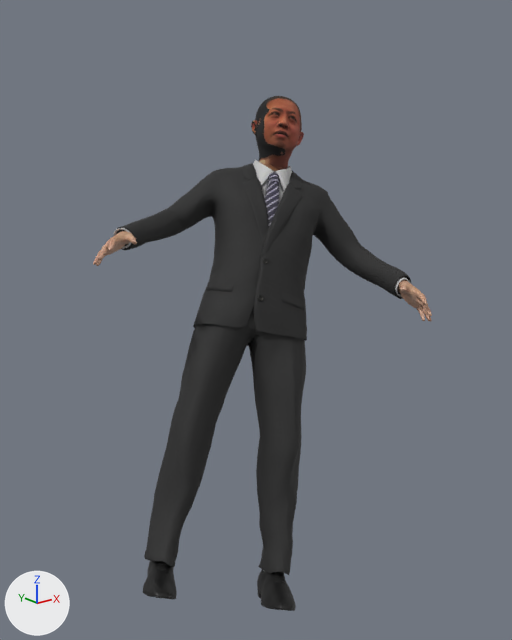
Two versions of the glTF model image/tel.glb, one commit apart.
The view is the same before and after, from a 50 mm camera at (-1.544, -1.926, 1.475) aimed at (-0.136, -0.166, 0.771). The axes (+X, +Y, +Z) are drawn at lower left. The lights are the same throughout. Where no turn or scale is listed for an object, it has been applied to the vertices. Vertices at the same position are counted once.

The scene before the commit, as lines of its bpy script (objects in view):
```python
me_fbhead_mesh_002 = bpy.data.meshes.new('FBHead_mesh.002')
me_fbhead_mesh_002.from_pydata(...)  # 4539 vertices, 8988 faces; spans x 0.486..0.729, y 0.312..0.532, z 1.193..1.566
me_fbhead_mesh_002.materials.append(mat_face)  # picture img_fbhead_baked_tex
me_male_elegantsuit01 = bpy.data.meshes.new('male_elegantsuit01')
me_male_elegantsuit01.from_pydata(...)  # 7613 vertices, 14956 faces; spans x -0.189..0.795, y -0.169..0.561, z -0.009..1.341
me_male_elegantsuit01.materials.append(mat_jacket)  # picture img_male_elegantsuit01_diffuse
me_man_dressed_in_suit = bpy.data.meshes.new('man_dressed_in_suit')
me_man_dressed_in_suit.from_pydata(...)  # 3418 vertices, 6792 faces; spans x -0.204..0.773, y -0.277..0.463, z 0.843..1.154
me_man_dressed_in_suit.materials.append(mat_hand)  # picture img_middleage_lightskinned_male_diffuse
me_shoes_oxford_male = bpy.data.meshes.new('shoes_oxford_male')
me_shoes_oxford_male.from_pydata(...)  # 2594 vertices, 4828 faces; spans x -0.244..0.244, y -0.239..0.064, z -0.02..0.124
me_shoes_oxford_male.materials.append(mat_shoes)  # picture img_shoes_oxford
ob_fbhead_002 = bpy.data.objects.new('FBHead.002', me_fbhead_mesh_002)
ob_fbhead_002.location = (-0.4, -0.278, -0.084)
ob_male_elegantsuit01mesh = bpy.data.objects.new('male_elegantsuit01Mesh', me_male_elegantsuit01)
ob_male_elegantsuit01mesh.location = (-0.4, -0.278, -0.084)
ob_man_dressed_in_suitmesh = bpy.data.objects.new('man_dressed_in_suitMesh', me_man_dressed_in_suit)
ob_man_dressed_in_suitmesh.location = (-0.4, -0.278, -0.084)
ob_shoes_oxford_malemesh = bpy.data.objects.new('shoes_oxford_maleMesh', me_shoes_oxford_male)
ob_shoes_oxford_malemesh.location = (-0.4, -0.278, -0.084)
ob_shoes_oxford_malemesh.rotation_euler = (-0.476, 0.2, -0.571)  # degrees (-27, 11, -33)
```
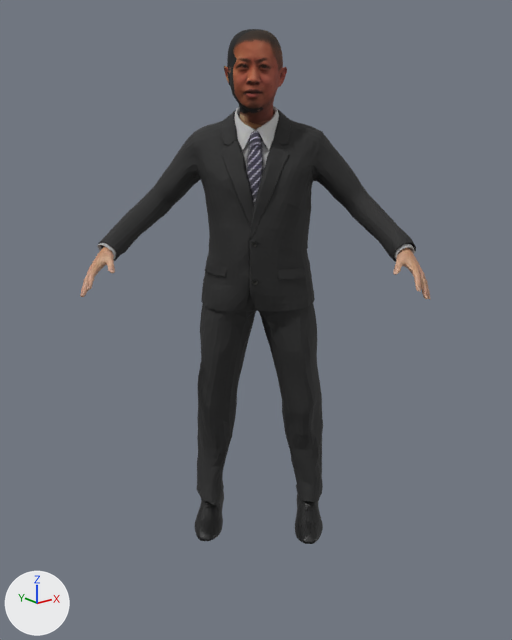
Where the newer file only moved an object's origin or applied its transform, the numbers keep the older frame.

Location of each change, [x1, y1, x2, y2] in pixels of the pictures (512 x 640 px):
'male_elegantsuit01Mesh', reshaped (7% wider): before [113, 160, 411, 575]; after [97, 106, 416, 505]
'FBHead.002', reshaped: before [251, 96, 304, 171]; after [224, 29, 287, 129]
'shoes_oxford_maleMesh', moved, turned: before [143, 561, 296, 611]; after [195, 491, 323, 544]
'man_dressed_in_suitMesh', reshaped: before [93, 231, 432, 322]; after [80, 246, 431, 299]

The change, as a diff of the scene's bpy script:
```diff
--- a/image/tel.glb.py
+++ b/image/tel.glb.py
@@ me_fbhead_mesh_002 @@
 me_fbhead_mesh_002.from_pydata(...)  # 4539 vertices, 8988 faces; spans x 0.486..0.729, y 0.312..0.532, z 1.193..1.566
 # used by ob_fbhead_002; location = (-0.4, -0.278, -0.084)
+# me_fbhead_mesh_002 part 1: the whole mesh is multiplied about its middle by the matrix ((0.876, 0.132, -0.464), (-0.253, 0.945, -0.21), (0.41, 0.301, 0.861)), then moved by (-0.238, -0.185, 0.198)
 me_fbhead_mesh_002.materials.append(mat_face)
@@ me_male_elegantsuit01 @@
 me_male_elegantsuit01.from_pydata(...)  # 7613 vertices, 14956 faces; spans x -0.189..0.795, y -0.169..0.561, z -0.009..1.341
 # used by ob_male_elegantsuit01mesh; location = (-0.4, -0.278, -0.084)
+# me_male_elegantsuit01 part 2: the whole mesh is multiplied about its middle by the matrix ((0.876, 0.132, -0.464), (-0.253, 0.945, -0.21), (0.41, 0.301, 0.861)), then moved by (0.1, 0.054, 0.104)
 me_male_elegantsuit01.materials.append(mat_jacket)
@@ me_man_dressed_in_suit @@
 me_man_dressed_in_suit.from_pydata(...)  # 3418 vertices, 6792 faces; spans x -0.204..0.773, y -0.277..0.463, z 0.843..1.154
 # used by ob_man_dressed_in_suitmesh; location = (-0.4, -0.278, -0.084)
+# me_man_dressed_in_suit part 3: the whole mesh is multiplied about its middle by the matrix ((0.876, 0.132, -0.464), (-0.253, 0.945, -0.21), (0.41, 0.301, 0.861)), then moved by (-0.065, -0.005, 0.019)
 me_man_dressed_in_suit.materials.append(mat_hand)
@@ ob_shoes_oxford_malemesh @@
 ob_shoes_oxford_malemesh = bpy.data.objects.new('shoes_oxford_maleMesh', me_shoes_oxford_male)
-ob_shoes_oxford_malemesh.location = (-0.4, -0.278, -0.084)
-ob_shoes_oxford_malemesh.rotation_euler = (-0.476, 0.2, -0.571)  # degrees (-27, 11, -33)
+ob_shoes_oxford_malemesh.location = (0.02, 0.003, -0.07)
+ob_shoes_oxford_malemesh.rotation_euler = (0.019, -0.00836, -0.73)  # degrees (1.1, -0.5, -42)
```
